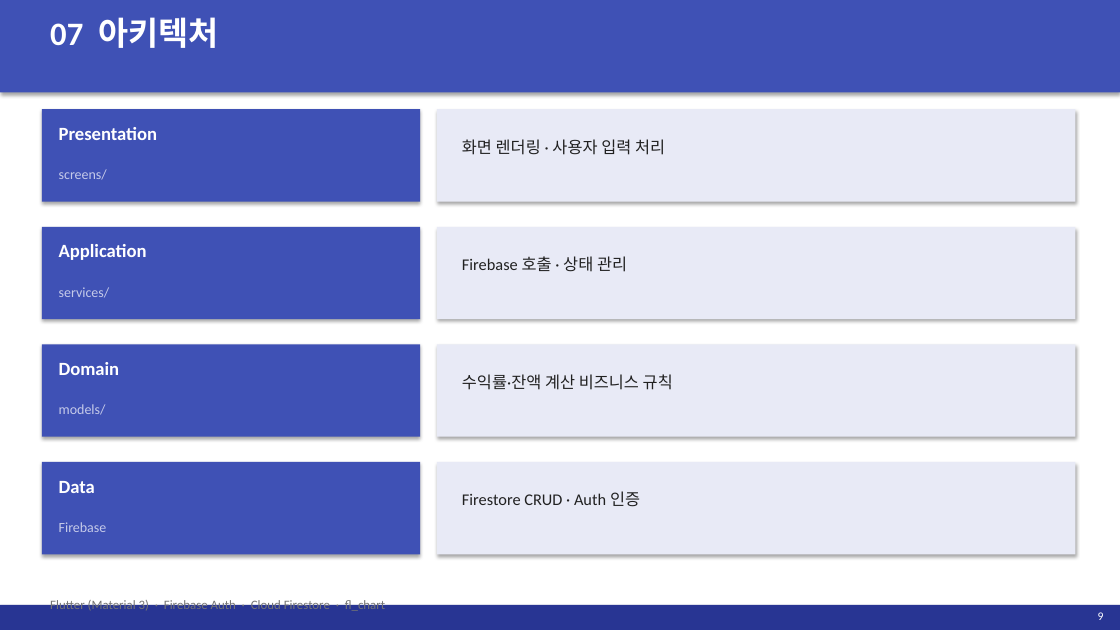
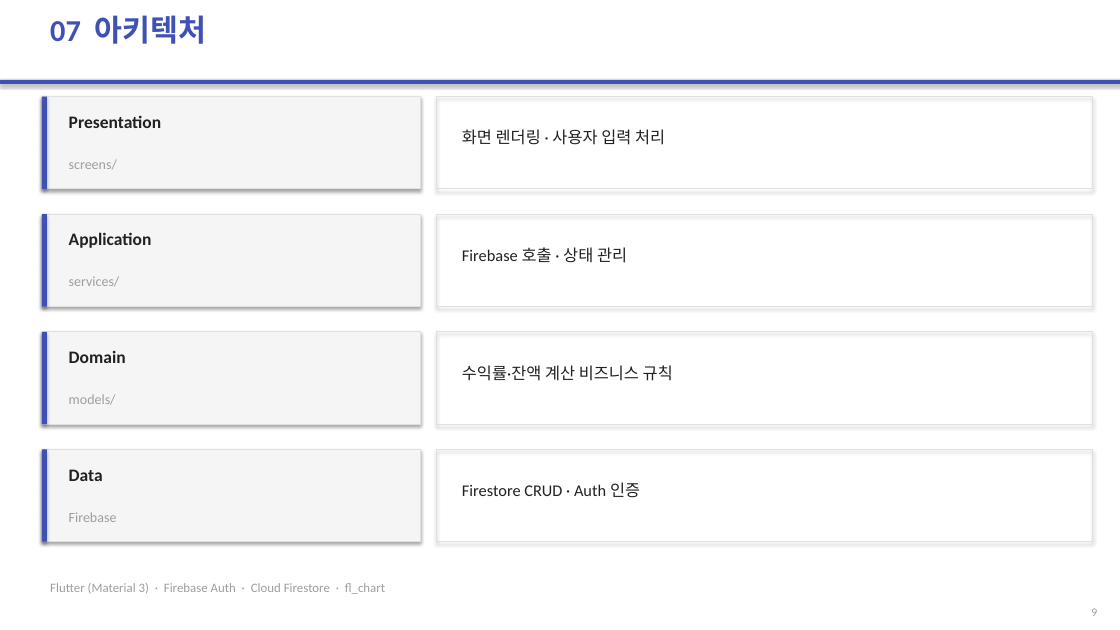
Before and after one commit to 2022136020/project_c, a slide deck: slide 9 of portfolio-tracker/presentation/portfolio-tracker.pptx. Drawn at 1120x630 pixels with LibreOffice and Linux fonts; fonts in the diff are those of the drawing. Boxes give left, top, right and bottom in pixels: in the first picture for what was removed or moved away, otherwise in the second. Text is boxed around its words. In the diff, an @@ line names an element or a change of style, - is before the commit and + after.

```diff
--- a/portfolio-tracker/presentation/portfolio-tracker.pptx
+++ b/portfolio-tracker/presentation/portfolio-tracker.pptx
@@ text "07 아키텍처" at (50,15,207,44): size 28 to 26 pt, text colour #FFFFFF to #3F51B5 @@
@@ rectangle: place and size @@
-rectangle at (0,0,1120,92)
+rectangle at (0,80,1120,84)
@@ rectangle added at (42,97,47,189), fill #3F51B5 @@
@@ text "Presentation": place and size @@
-text "Presentation" at (59,127,157,140)
+text "Presentation" at (69,115,162,128)
@@ rectangle: place and size @@
-rectangle at (437,109,1075,202)
+rectangle at (437,97,1092,189)
@@ text "화면 렌더링 · 사용자 입력 ...": place and size @@
-text "화면 렌더링 · 사용자 입력 ..." at (462,139,665,155)
+text "화면 렌더링 · 사용자 입력 ..." at (462,129,665,145)
@@ text "screens/": place and size @@
-text "screens/" at (59,169,107,180)
+text "screens/" at (69,159,117,169)
@@ rectangle: place and size @@
-rectangle at (42,227,420,319)
+rectangle at (42,214,420,307)
@@ rectangle added at (42,214,47,307), fill #3F51B5 @@
@@ text "Application": place and size @@
-text "Application" at (59,244,147,260)
+text "Application" at (69,232,152,248)
@@ rectangle: place and size @@
-rectangle at (437,227,1075,319)
+rectangle at (437,214,1092,307)
@@ text "services/": place and size @@
-text "services/" at (59,287,110,298)
+text "services/" at (69,276,120,286)
@@ text "Firebase 호출 · 상태 관리": place and size @@
-text "Firebase 호출 · 상태 관리" at (462,256,627,272)
+text "Firebase 호출 · 상태 관리" at (462,247,627,263)
@@ rectangle added at (42,332,47,424), fill #3F51B5 @@
@@ text "Domain": place and size @@
-text "Domain" at (59,362,120,375)
+text "Domain" at (69,351,126,363)
@@ rectangle: place and size @@
-rectangle at (437,344,1075,437)
+rectangle at (437,332,1092,424)
@@ text "수익률·잔액 계산 비즈니스 규칙": place and size @@
-text "수익률·잔액 계산 비즈니스 규칙" at (462,374,673,390)
+text "수익률·잔액 계산 비즈니스 규칙" at (462,365,673,381)
@@ text "models/": place and size @@
-text "models/" at (59,404,106,415)
+text "models/" at (69,394,116,405)
@@ 3 rectangles: place and size @@
-3 rectangles at (42,109,420,555)
+3 rectangles at (42,97,420,542)
@@ fill #3F51B5 to #F5F5F5; outline none to #E0E0E0 0.8 pt in 4 elements at (42,97,420,189), (42,214,420,307), (42,332,420,424), (42,450,420,542) @@
@@ rectangle added at (42,450,47,542), fill #3F51B5 @@
@@ size 16 to 15 pt, text colour #FFFFFF to #212121 in 4 elements at (69,115,162,128), (69,232,152,248), (69,351,126,363), (69,469,103,481) @@
@@ text "Data": place and size @@
-text "Data" at (59,481,95,493)
+text "Data" at (69,469,103,481)
@@ fill #E8EAF6 to none; outline none to #E0E0E0 0.8 pt in 4 elements at (437,97,1092,189), (437,214,1092,307), (437,332,1092,424), (437,450,1092,542) @@
@@ rectangle: place and size @@
-rectangle at (437,462,1075,555)
+rectangle at (437,450,1092,542)
@@ text "Firestore CRUD · Auth 인증": place and size @@
-text "Firestore CRUD · Auth 인증" at (462,491,640,507)
+text "Firestore CRUD · Auth 인증" at (462,482,640,498)
@@ text colour #C5CAE9 to #9E9E9E in 4 elements at (69,276,120,286), (69,159,117,169), (69,394,116,405), (69,512,117,522) @@
@@ text "Firebase": place and size @@
-text "Firebase" at (59,522,107,532)
+text "Firebase" at (69,512,117,522)
@@ text "Flutter (Material 3) · Firebase ...": place and size @@
-text "Flutter (Material 3) · Firebase ..." at (50,598,385,613)
+text "Flutter (Material 3) · Firebase ..." at (50,583,385,594)
@@ text "Flutter (Material 3) · Firebase ..." at (50,583,385,594): text colour #757575 to #9E9E9E @@
@@ rectangle removed at (0,605,1120,630) @@
@@ text "9": place and size @@
-text "9" at (1098,612,1104,620)
+text "9" at (1091,608,1097,616)
@@ text "9" at (1091,608,1097,616): text colour #FFFFFF to #9E9E9E @@
```
Also in this commit, not shown: 13 other slides changed.
